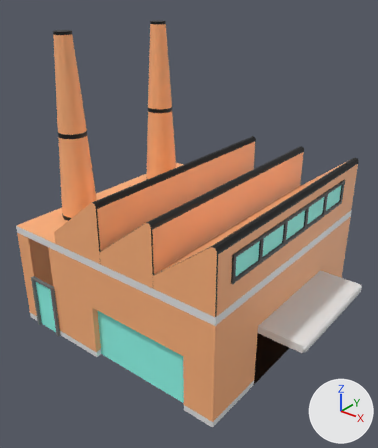
One commit to the FBX model Assets/Blender/Factory.fbx: the scene before it, then after it.
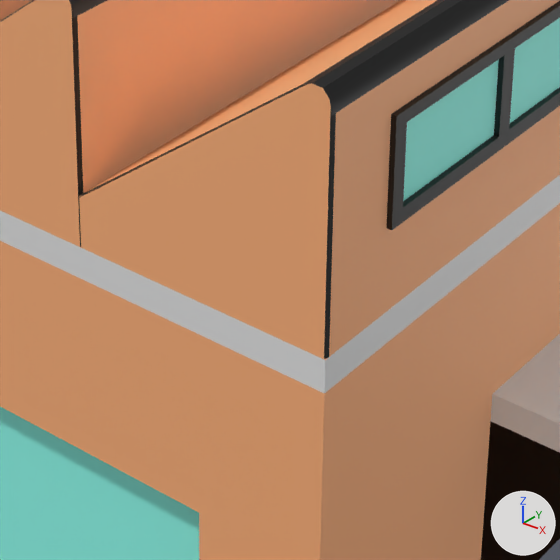
There are two pictures of each version: one whole from a 50 mm lens placed at (4.93, -6.17, 5.49), pointed at (0.29, -0.37, 1.89), one close up on the part from 35% to 73% of the width and 50% to 82% of the height. Lighting does not change. The marker at lower right points along +X, +Y and +Z. Where no turn or scale is listed for an object, it has been applied to the vertices.

Script lines for the objects in view, before the commit:
```python
me_cube_028 = bpy.data.meshes.new('Cube.028')
me_cube_028.from_pydata(...)  # 1080 vertices, 634 faces; spans x -1.98..2.71, y -2.03..1.98, z 0.0..4.69
# faces by material slot: [258, 50, 217, 9, 81, 19]
me_cube_028.materials.append(mat_factory)  # orange #ffb37c
me_cube_028.materials.append(mat_factory_2)  # white #e7e7e7
me_cube_028.materials.append(mat_black)  # black #000000
me_cube_028.materials.append(mat_window)  # cyan #92fff1
me_cube_028.materials.append(mat_windowsill)  # black #0f0f0f
me_cube_028.materials.append(mat_door_2)  # grey #747474
ob_factory = bpy.data.objects.new('Factory', me_cube_028)
ob_factory.location = (0.0, 0.0, 0.0)
```
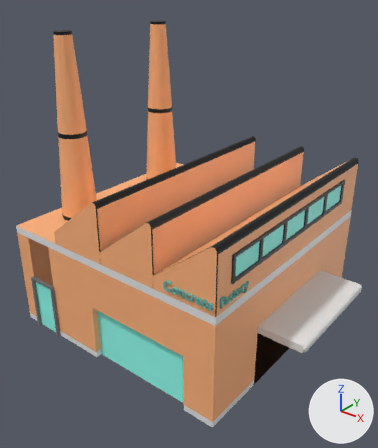
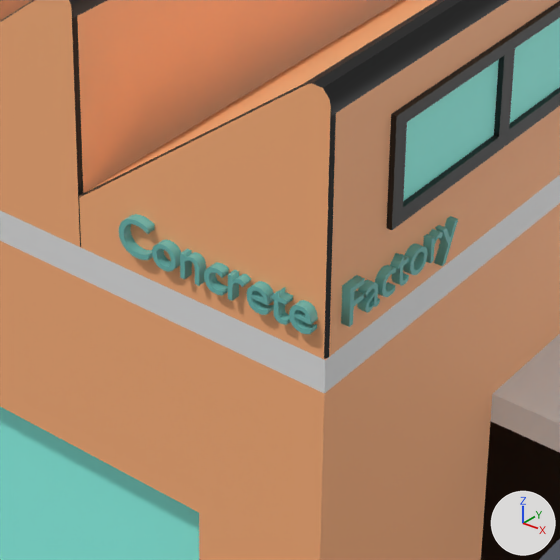
Pixel boxes [x1, y1, x2, y2] of what changed, in the close-ups (560 x 560 px):
'ConcreteText', added (cyan)
    after: [119, 214, 318, 334]
'FactoryText', added (cyan)
    after: [341, 216, 458, 327]

Diff of the bpy script that builds the scene:
```diff
--- a/Assets/Blender/Factory.fbx.py
+++ b/Assets/Blender/Factory.fbx.py
@@ mat_text @@
+mat_text = principled_material('Text')
+mat_text.base_color = (0.152, 0.488, 0.45)  # cyan #6db9b3
@@ me_stone @@
+me_stone.from_pydata(...)  # 1320 vertices, 1310 faces; spans x 0.01..0.77, y -0.02..0.02, z -0.002..0.138
+me_stone.materials.append(mat_text)  # cyan #6db9b3
@@ me_stone_001 @@
+me_stone_001.from_pydata(...)  # 998 vertices, 988 faces; spans x -0.02..0.02, y 0.015..0.611, z -0.046..0.136
+me_stone_001.materials.append(mat_text)  # cyan #6db9b3
@@ ob_concretetext @@
+ob_concretetext = bpy.data.objects.new('ConcreteText', me_stone)
+ob_concretetext.location = (1.18, -1.996, 1.874)
@@ ob_factorytext @@
+ob_factorytext = bpy.data.objects.new('FactoryText', me_stone_001)
+ob_factorytext.location = (1.992, -1.919, 1.874)
```
